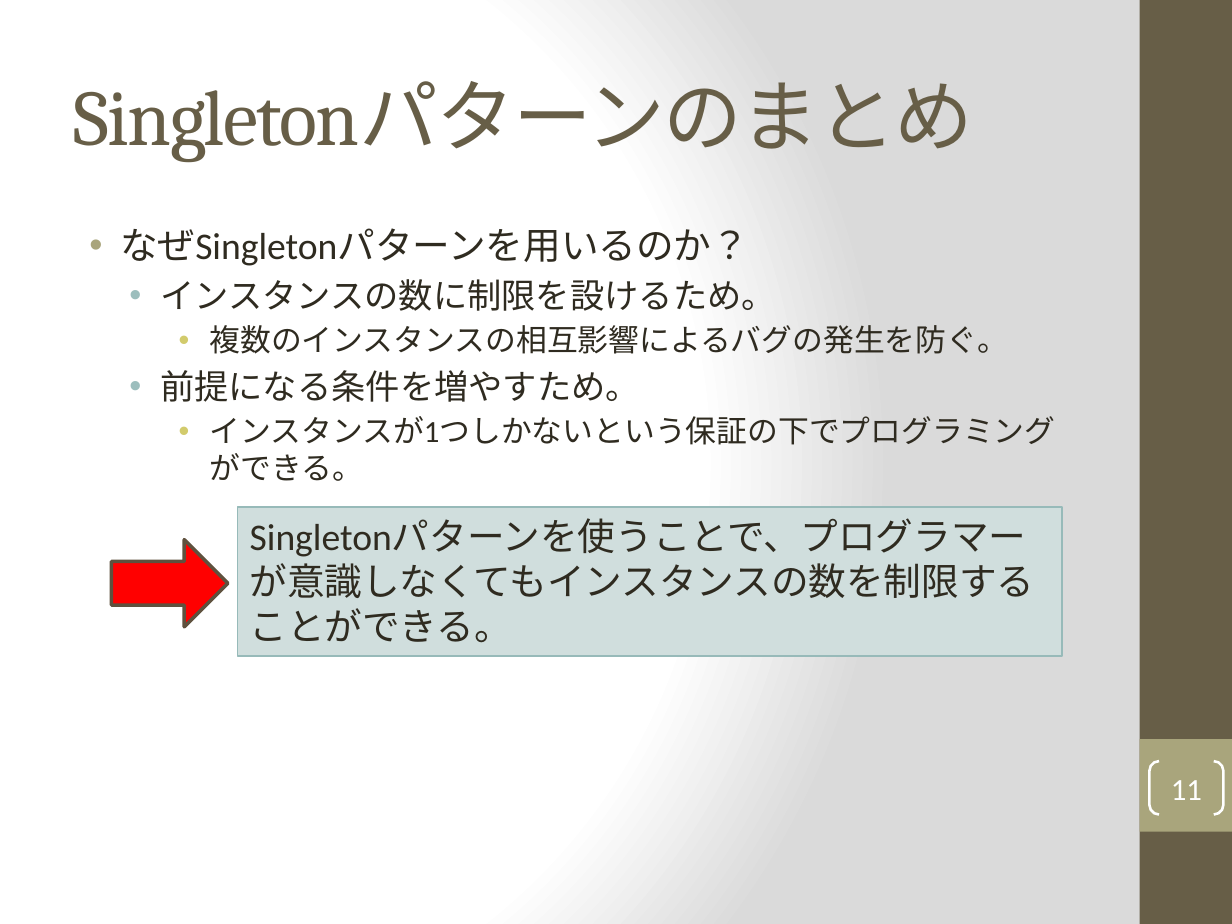
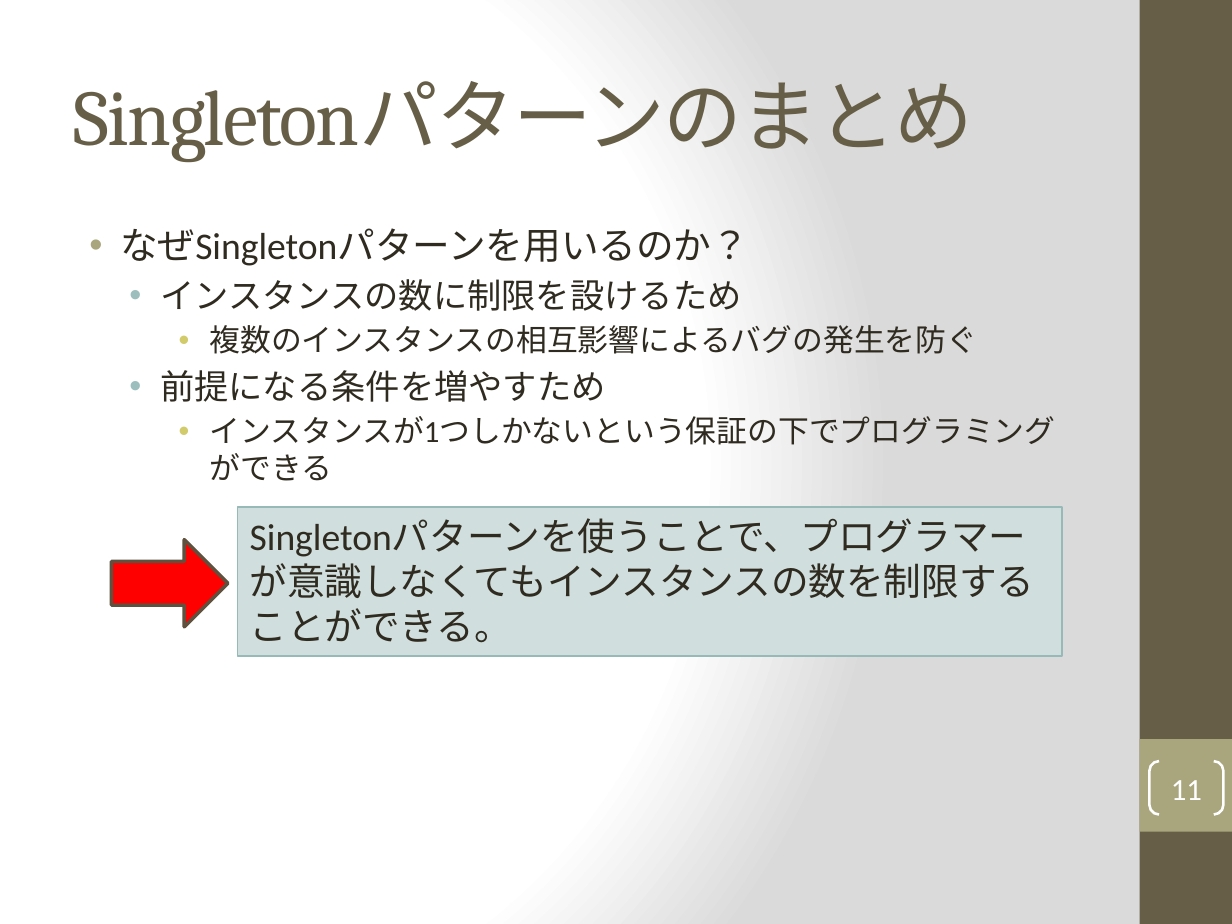
Before and after one commit to Shun40/Seminar-2, a slide deck: slide 11 of Seminar2_slide.pptx. Drawn at 1232x924 pixels with LibreOffice and Linux fonts; fonts in the diff are those of the drawing. Boxes give left, top, right and bottom in pixels: in the first picture for what was removed or moved away, otherwise in the second. Text is boxed around its words. In the diff, an @@ line names an element or a change of style, - is before the commit and + after.

```diff
--- a/Seminar2_slide.pptx
+++ b/Seminar2_slide.pptx
@@ text at (160, 279, 1055, 445): text changed @@
-  • インスタンスの数に制限を設けるため。
-    • 複数のインスタンスの相互影響によるバグの発生を防ぐ。
-  • 前提になる条件を増やすため。
-    • インスタンスが1つしかないという保証の下でプログラミングができる。
+  • インスタンスの数に制限を設けるため
+    • 複数のインスタンスの相互影響によるバグの発生を防ぐ
+  • 前提になる条件を増やすため
+    • インスタンスが1つしかないという保証の下でプログラミングができる
```
Also in this commit, not shown: 5 other slides changed.
